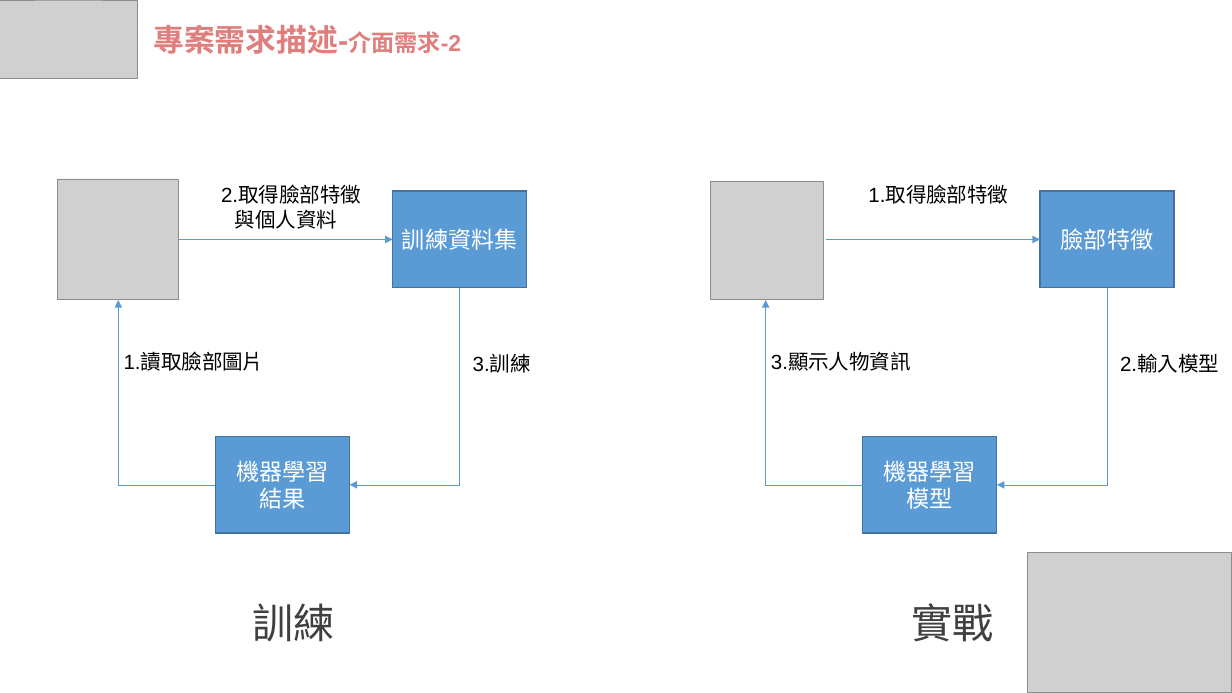
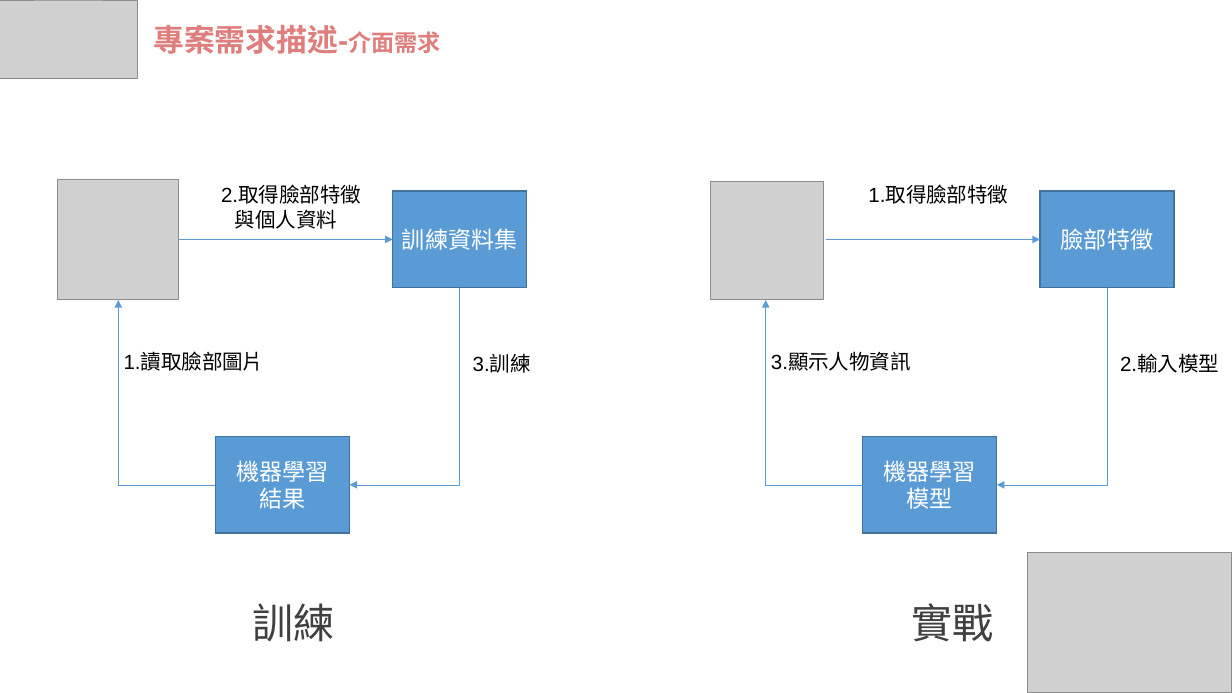
Before and after one commit to wasteee/Embedded-Image-Processing-final, a slide deck: slide 6 of IP_FRS.pptx (slide 7 before the commit). Drawn at 1232x693 pixels with LibreOffice and Linux fonts; fonts in the diff are those of the drawing; grey boxes stand for pictures. Boxes give left, top, right and bottom in pixels: in the first picture for what was removed or moved away, otherwise in the second. Text is boxed around its words. In the diff, an @@ line names an element or a change of style, - is before the commit and + after.

```diff
--- a/IP_FRS.pptx
+++ b/IP_FRS.pptx
@@ text at [153,25,440,54]: text changed @@
-專案需求描述-介面需求-2
+專案需求描述-介面需求
```
Also in this commit, not shown: 8 other slides changed, 10 slides added, 1 slide removed.
